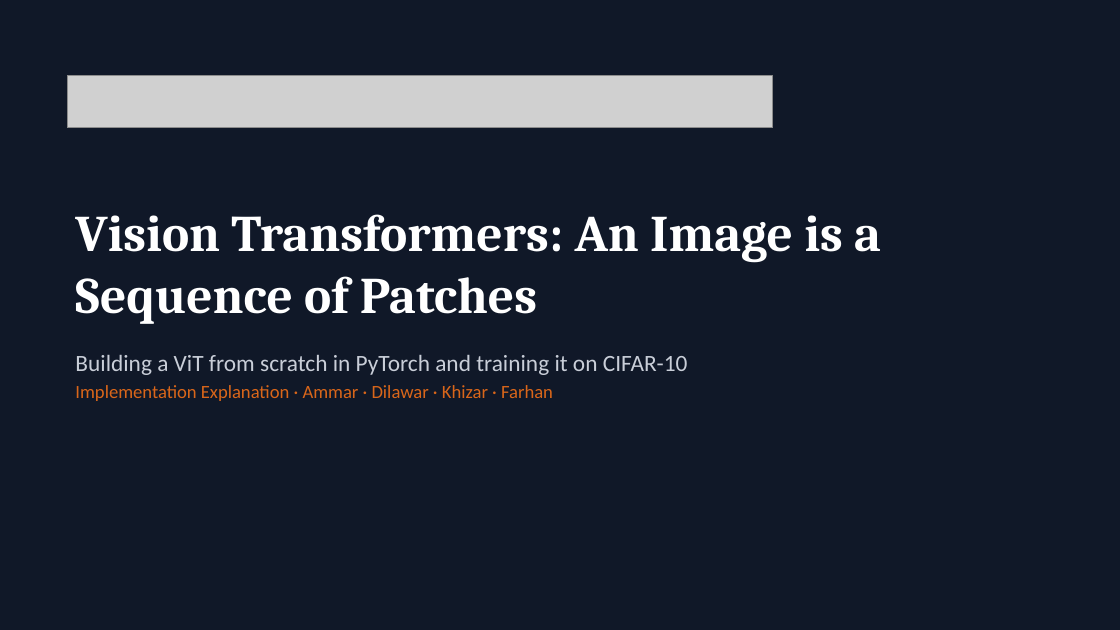
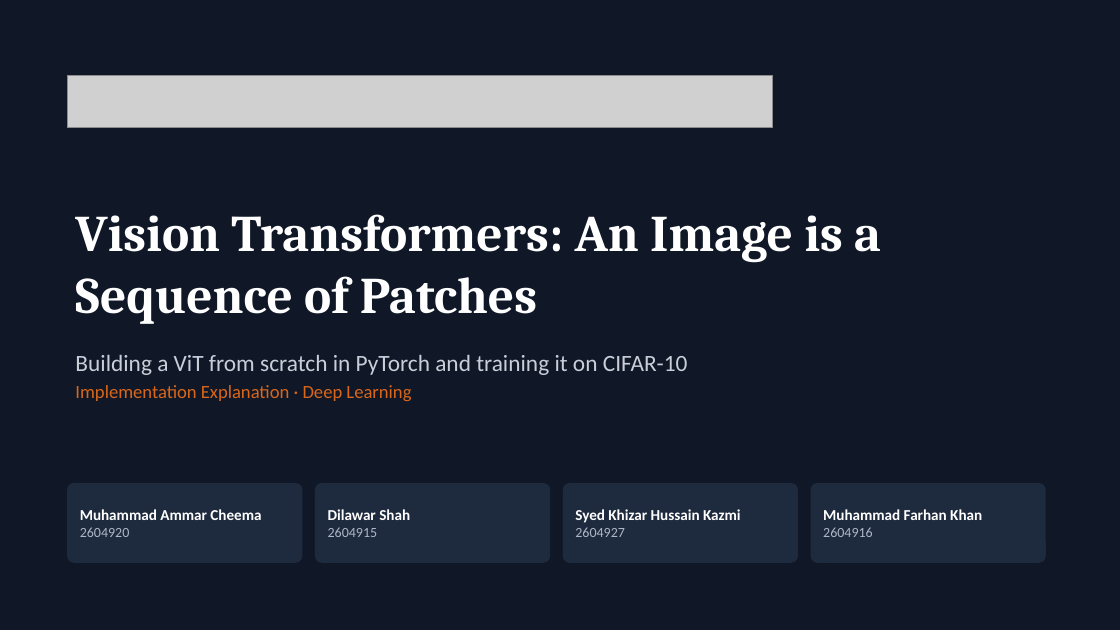
Before and after one commit to muhammadammar33/DL-presentation, a slide deck: slide 1 of ViT_Presentation.pptx. Drawn at 1120x630 pixels with LibreOffice and Linux fonts; fonts in the diff are those of the drawing; grey boxes stand for pictures. Boxes give left, top, right and bottom in pixels: in the first picture for what was removed or moved away, otherwise in the second. Text is boxed around its words. In the diff, an @@ line names an element or a change of style, - is before the commit and + after.

```diff
--- a/ViT_Presentation.pptx
+++ b/ViT_Presentation.pptx
@@ text at (75,385,411,401): text changed @@
-Implementation Explanation · Ammar · Dilawar · Khizar · Farhan
+Implementation Explanation · Deep Learning
@@ rounded rectangle added at (67,483,302,563), fill #1E2A3E @@
@@ text added at (80,509,261,537), 13 pt, text #FFFFFF, bold @@
+Muhammad Ammar Cheema
+2604920
@@ rounded rectangle added at (315,483,550,563), fill #1E2A3E @@
@@ text added at (328,509,410,537), 13 pt, text #FFFFFF, bold @@
+Dilawar Shah
+2604915
@@ rounded rectangle added at (563,483,798,563), fill #1E2A3E @@
@@ text added at (575,509,741,537), 13 pt, text #FFFFFF, bold @@
+Syed Khizar Hussain Kazmi
+2604927
@@ rounded rectangle added at (811,483,1046,563), fill #1E2A3E @@
@@ text added at (823,509,982,537), 13 pt, text #FFFFFF, bold @@
+Muhammad Farhan Khan
+2604916
```
Also in this commit, not shown: 8 other slides changed, 1 other file.
